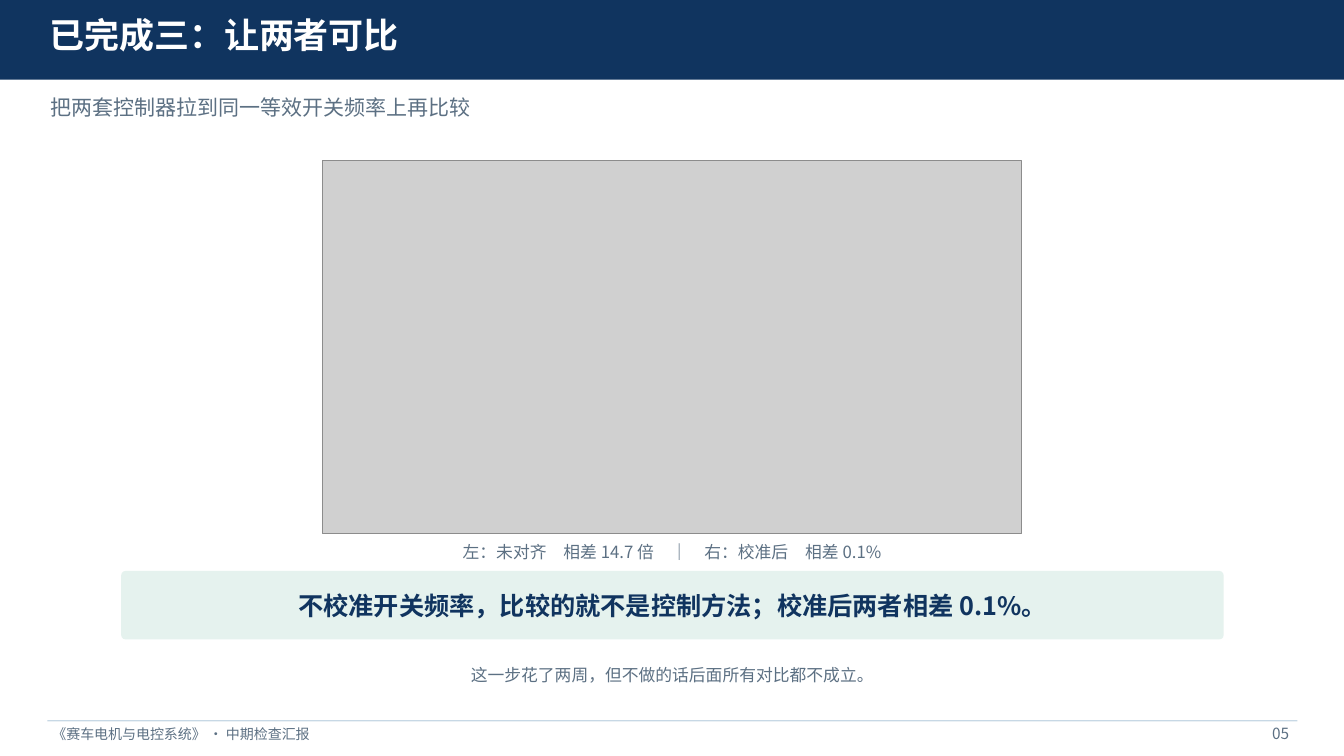
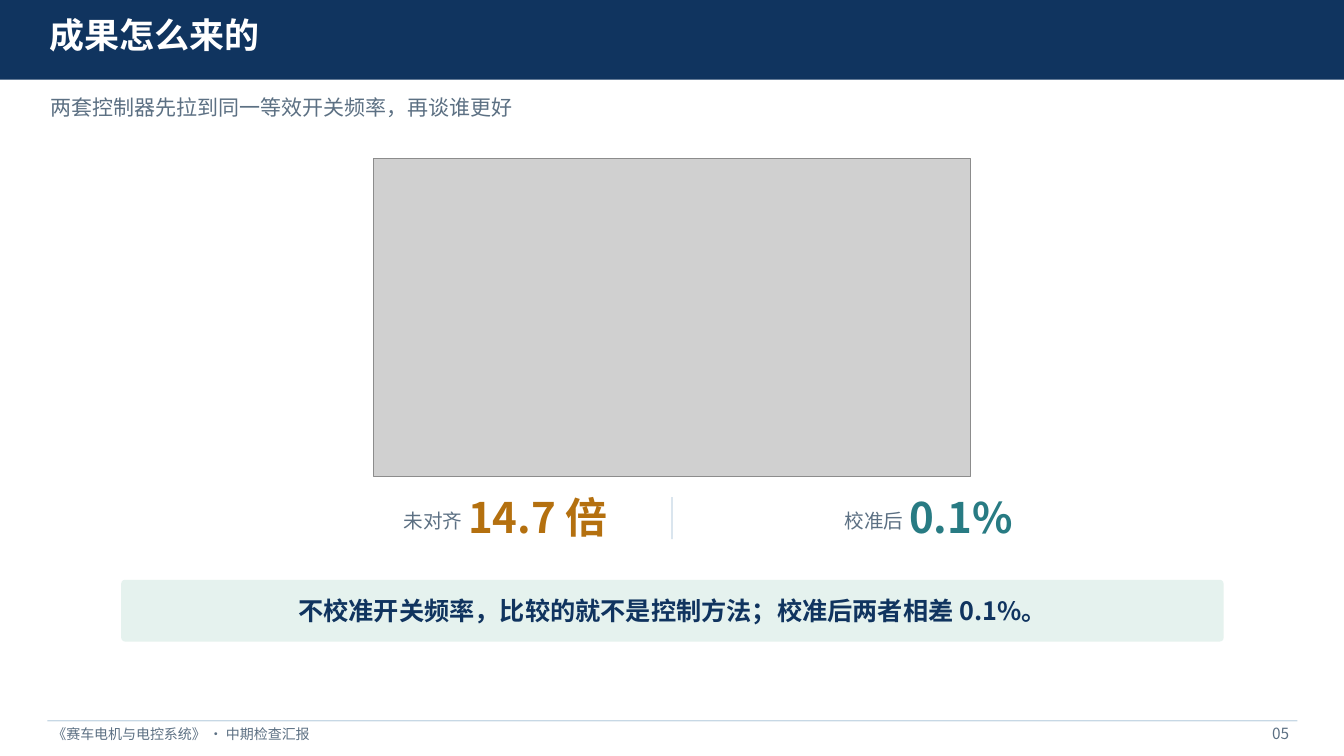
Before and after one commit to dydpop/afpm-mptc, a slide deck: slide 5 of docs/中期汇报_第5组.pptx. Drawn at 1344x756 pixels with LibreOffice and Linux fonts; fonts in the diff are those of the drawing; grey boxes stand for pictures. Boxes give left, top, right and bottom in pixels: in the first picture for what was removed or moved away, otherwise in the second. Text is boxed around its words. In the diff, an @@ line names an element or a change of style, - is before the commit and + after.

Commit message:
中期 PPT 重排为 8 页并重写讲稿：按'从题目找问题'的叙事
PPT：
- 封面修正错字（轴向通量→轴向磁通），补署名'组长：丁毓达｜汇报人：田博堃'
- 页序改为：封面 → 课题怎么拆（六阶段 20 步，含 3+3+2+4+3+5 校验）→ 现在停在哪（20 格进度条，15/16 之间标当前）→ 本阶段交出三件东西（参数表含来源列 + 模型截图 + 四标签）→ 成果怎么来的（对齐前后，14.7 倍/0.1% 放大）→ 工具与分工 → 这一阶段的收获（三层卡片）→ 下一步与请教
- 参数表增'来源'列；路线图每段补子步骤数；删与标题重复的副标题与图注

讲稿：
- 按开题讲稿的写法重写：题目→自己找问题→拆阶段→当前阶段→成果（是什么/怎么来/怎么用）→工具→价值→分工→下一步与请教
- 口播 895 字，约 4 分 04 秒；全程不报性能数字，仅保留 14.7 倍与 0.1% 作为可比性证据
- 备用问答扩至四条（为何没结果、模型可信、参数不准、进度）

```diff
--- a/docs/中期汇报_第5组.pptx
+++ b/docs/中期汇报_第5组.pptx
@@ text at bbox=[49, 18, 259, 52]: text changed @@
-已完成三：让两者可比
+成果怎么来的
@@ text at bbox=[50, 97, 512, 117]: text changed @@
-把两套控制器拉到同一等效开关频率上再比较
+两套控制器先拉到同一等效开关频率，再谈谁更好
@@ picture: place and size @@
-picture at bbox=[323, 161, 1022, 534]
+picture at bbox=[374, 158, 971, 476]
@@ text added at bbox=[468, 497, 608, 537], 30 pt, text #B4700F, bold @@
+14.7 倍
@@ line added from (673, 497) to (673, 539), #C7D8E5 1 pt @@
@@ text added at bbox=[909, 501, 1013, 534], 30 pt, text #287B83, bold @@
+0.1%
@@ text added at bbox=[404, 511, 463, 530], 14 pt, text #5C7083 @@
+未对齐
@@ text added at bbox=[844, 511, 903, 530], 14 pt, text #5C7083 @@
+校准后
@@ text removed at bbox=[463, 544, 882, 560] @@
-左：未对齐 相差 14.7 倍 ｜ 右：校准后 相差 0.1%
@@ rounded rectangle: place and size @@
-rounded rectangle at bbox=[121, 571, 1224, 639]
+rounded rectangle at bbox=[121, 580, 1224, 641]
@@ text "不校准开关频率，比较的就不是控制方法；校准后两者相差 0.1%。": place and size @@
-text "不校准开关频率，比较的就不是控制方法；校准后两者相差 0.1%。" at bbox=[298, 593, 1046, 620]
+text "不校准开关频率，比较的就不是控制方法；校准后两者相差 0.1%。" at bbox=[298, 598, 1046, 625]
@@ text removed at bbox=[471, 667, 874, 683] @@
-这一步花了两周，但不做的话后面所有对比都不成立。
```
Also in this commit, not shown: 3 other slides changed, 4 slides added, 2 slides removed, 1 other file.
